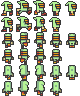
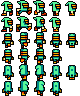
Layered file, before and after one edit (w=80, h=96). Changes by layer:
painted on "front arm" over [2, 8, 78, 93]
painted on "front leg" over [1, 10, 75, 96]
painted on "head" over [1, 0, 77, 90]
painted on "body" over [4, 9, 76, 92]
painted on "back leg" over [1, 10, 59, 32]
painted on "back arm" over [3, 7, 59, 30]
